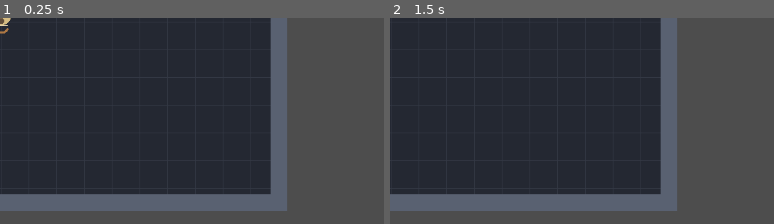
Above: before the commit, frames 1-2 (left to right).
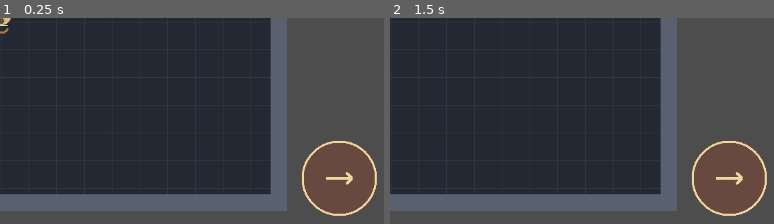
Above: after the commit, the same moments.

Repository: Jonty303/Project-Gauntlands
Game: Godot game, scene res://scenes/main.tscn
The game is run twice, just before and just after one commit, with the same random seed, the same clock (stepped at 60 frames per second) and the same inputs.
Inputs (mouse positions are % of the whole screen's width and height, from its top left):
- Up to frame 1 (0.25 s): no input
- Up to frame 2 (1.5 s): tap Enter at 0.5 s; drag from (7, 87) to (61, 25) at 0.52 s; drag from (29, 54) to (45, 71) at 1.27 s
The pictures show only the part of the screen within x 50-100%, y 49-99%; the shares and areas given below are measured in that part.

The runs differ from the first frame. In frame 1, 5.7% of the frame differs, in the area x 78-99%, y 59-97%; in frame 2, 5.7%.

Commit message:
Wire attack button to archer

Diff:
--- a/scenes/main.tscn
+++ b/scenes/main.tscn
@@ -1,9 +1,10 @@
-[gd_scene load_steps=5 format=3]
+[gd_scene load_steps=6 format=3]
 
 [ext_resource type="Script" path="res://scripts/main.gd" id="1"]
 [ext_resource type="PackedScene" path="res://scenes/player.tscn" id="2"]
 [ext_resource type="Script" path="res://scripts/touch_joystick.gd" id="3"]
 [ext_resource type="Script" path="res://scripts/goblin.gd" id="4"]
+[ext_resource type="Script" path="res://scripts/touch_attack.gd" id="5"]
 
 [node name="Main" type="Node2D"]
 script = ExtResource("1")
@@ -31,8 +32,20 @@
 mouse_filter = 1
 script = ExtResource("3")
 
-[node name="AttackButton" type="TouchScreenButton" parent="TouchControls"]
-position = Vector2(0, 0)
-script = null
+[node name="AttackButton" type="Control" parent="TouchControls"]
+anchors_preset = 3
+anchor_left = 1.0
+anchor_top = 1.0
+anchor_right = 1.0
+anchor_bottom = 1.0
+offset_left = -154.0
+offset_top = -154.0
+offset_right = -24.0
+offset_bottom = -24.0
+grow_horizontal = 0
+grow_vertical = 0
+mouse_filter = 1
+script = ExtResource("5")
 
 [connection signal="direction_changed" from="TouchControls/Joystick" to="Player" method="set_touch_direction"]
+[connection signal="attack_changed" from="TouchControls/AttackButton" to="Player" method="set_touch_attack"]
